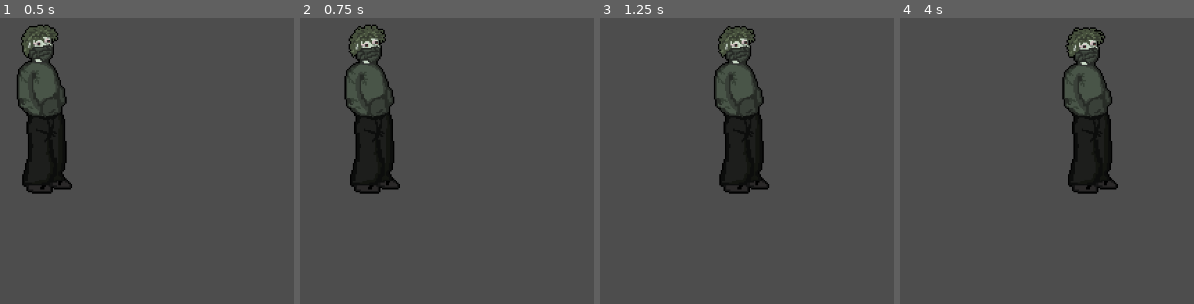
Above: before the commit, frames 1-4 (left to right).
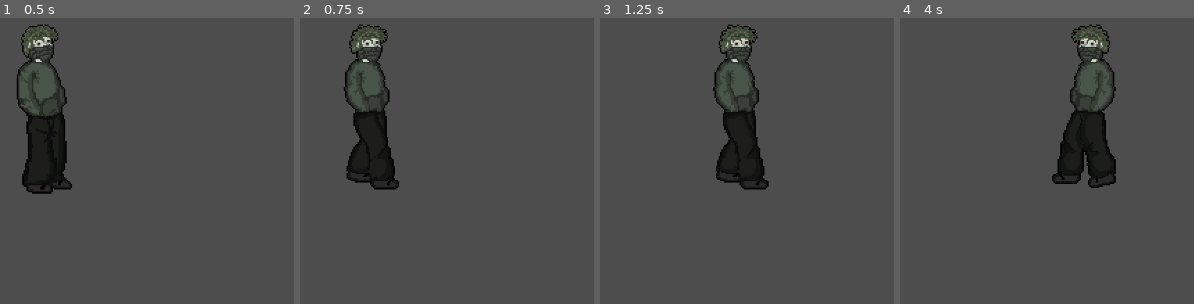
Above: after the commit, the same moments.

Repository: titoCo12/necro-proyecto-riss
Game: Godot game, scene res://scenes/overworld.tscn
The game is run twice, just before and just after one commit, with the same random seed, the same clock (stepped at 60 frames per second) and the same inputs.
Inputs:
- Up to frame 1 (0.5 s): no input
- Up to frame 2 (0.75 s): hold Right (ui_right) from 0.53 s (still down)
- Up to frame 3 (1.25 s): keep holding Right (ui_right)
- Up to frame 4 (4 s): release Right (ui_right) at 1.28 s; hold Down (ui_down) 1.28-2.03 s; hold Right (ui_right) 2.03-2.78 s; hold Up (ui_up) 2.78-3.53 s; hold Left (ui_left) from 3.53 s (still down)

Frame 1 is identical in both runs. In frame 2, 2.4% of the frame differs, in the area x 14-35%, y 2-62%; in frame 3, 2.3%; in frame 4, 4.1%, in the area x 51-75%, y 2-62%.

Commit message:
caminar derecha izquierda

Diff:
--- a/scenes/necro.tscn
+++ b/scenes/necro.tscn
@@ -59,7 +59,7 @@
 "frames": [],
 "loop": true,
 "name": &"Idle-D",
-"speed": 5.0
+"speed": 4.0
 }, {
 "frames": [{
 "duration": 1.0,
@@ -98,12 +98,12 @@
 "frames": [],
 "loop": true,
 "name": &"Idle-U",
-"speed": 5.0
+"speed": 4.0
 }, {
 "frames": [],
 "loop": true,
 "name": &"Walking-D",
-"speed": 5.0
+"speed": 3.0
 }, {
 "frames": [{
 "duration": 1.0,
@@ -114,7 +114,7 @@
 }],
 "loop": true,
 "name": &"Walking-L",
-"speed": 2.0
+"speed": 3.0
 }, {
 "frames": [{
 "duration": 1.0,
@@ -125,12 +125,12 @@
 }],
 "loop": true,
 "name": &"Walking-R",
-"speed": 2.0
+"speed": 3.0
 }, {
 "frames": [],
 "loop": true,
 "name": &"Walking-U",
-"speed": 5.0
+"speed": 3.0
 }]
 
 [sub_resource type="RectangleShape2D" id="RectangleShape2D_sq1rf"]
@@ -142,7 +142,7 @@
 
 [node name="AnimatedSprite2D" type="AnimatedSprite2D" parent="."]
 sprite_frames = SubResource("SpriteFrames_klls2")
-animation = &"Walking-U"
+animation = &"Walking-R"
 autoplay = "Idle-R"
 
 [node name="CollisionShape2D" type="CollisionShape2D" parent="."]
--- a/scripts/necro.gd
+++ b/scripts/necro.gd
@@ -1,28 +1,48 @@
 extends CharacterBody2D
 
+const RIGHT = 'R'
+const LEFT = 'L'
+const DOWN = 'D'
+const UP = 'U'
+
+
 var speed = 100
+var last_dir = RIGHT
+
 
 func _physics_process(delta):
-	move_input(delta)
+	walk_input(delta)
 
-func move_input(delta):
+
+func walk_input(delta):
+
+	velocity.y = 0
+	velocity.x = 0
+
 	if Input.is_action_pressed("ui_right"):
 		velocity.x = speed
-		velocity.y = 0
+		last_dir = RIGHT
 
 	elif Input.is_action_pressed("ui_left"):
 		velocity.x = -speed
-		velocity.y = 0
+		last_dir = LEFT
 
 	elif Input.is_action_pressed("ui_down"):
-		velocity.x = 0
 		velocity.y = speed
+		last_dir = DOWN
 
 	elif Input.is_action_pressed("ui_up"):
-		velocity.x = 0
 		velocity.y = -speed
+		last_dir = UP
+
+	walk_animation(velocity.y + velocity.x)
+	move_and_slide()
+
+
+func walk_animation(speed):
+	var animation = $AnimatedSprite2D
+
+	if speed:
+		animation.play("Walking-" + last_dir)
 	else:
-		velocity.x = 0
-		velocity.y = 0
-
-	move_and_slide()
+		animation.play("Idle-" + last_dir)
